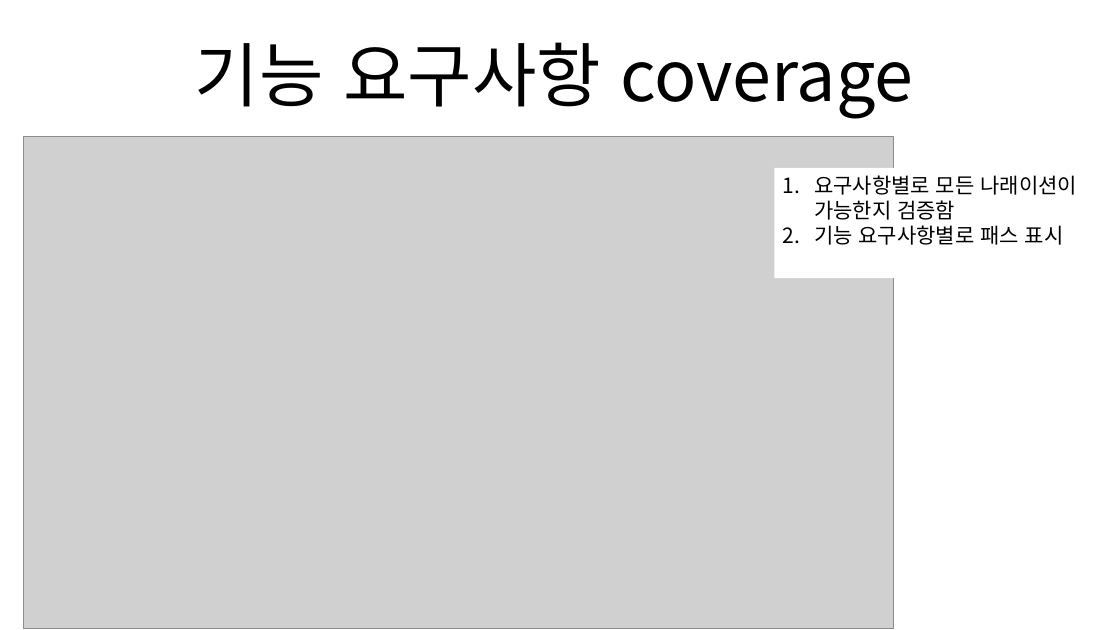
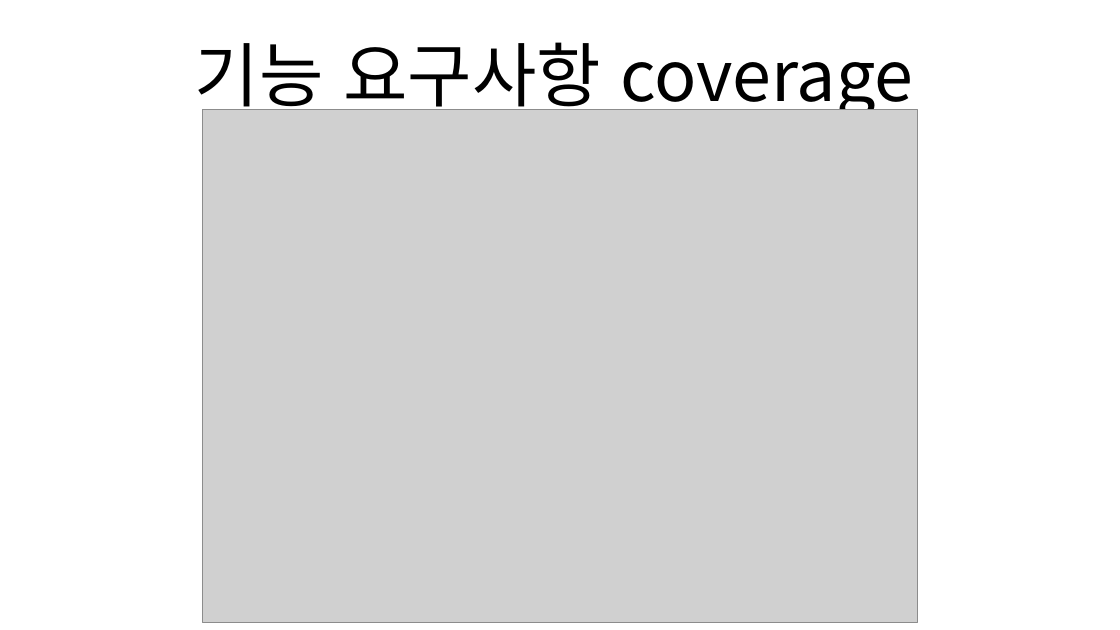
Before and after one commit to rudal13/teamBooking, a slide deck: slide 11 of 실무테스트 sheet.pptx (slide 13 before the commit). Drawn at 1120x630 pixels with LibreOffice and Linux fonts; fonts in the diff are those of the drawing; grey boxes stand for pictures. Boxes give left, top, right and bottom in pixels: in the first picture for what was removed or moved away, otherwise in the second. Text is boxed around its words. In the diff, an @@ line names an element or a change of style, - is before the commit and + after.

```diff
--- a/실무테스트 sheet.pptx
+++ b/실무테스트 sheet.pptx
@@ picture: place and size @@
-picture at [24,137,893,629]
+picture at [202,109,918,623]
@@ rectangle removed at [775,168,1094,278] @@
-1. 요구사항별로 모든 나래이션이 가능한지 검증함
-2. 기능 요구사항별로 패스 표시
```
Also in this commit, not shown: 6 other slides changed, 7 slides added, 16 slides removed.
